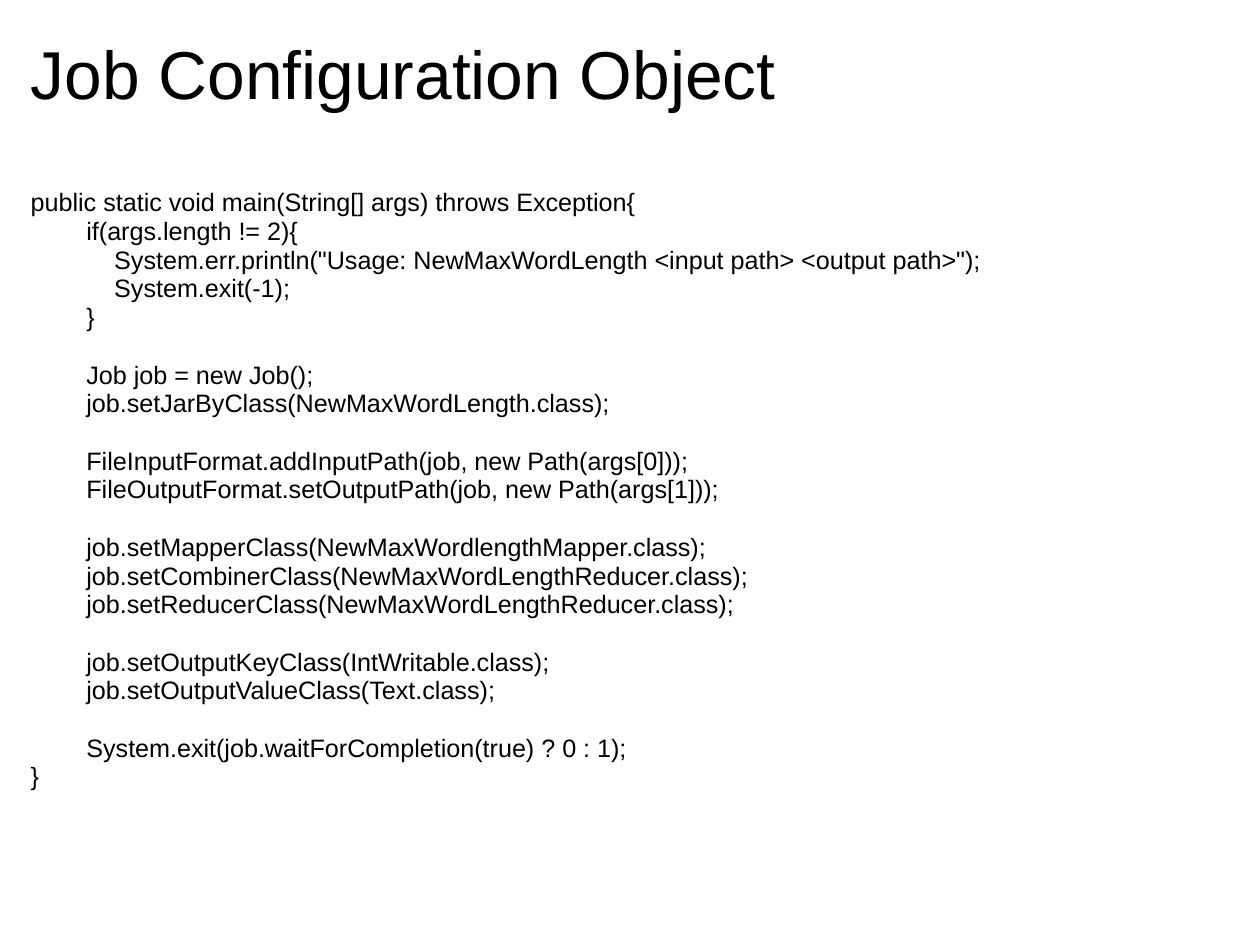
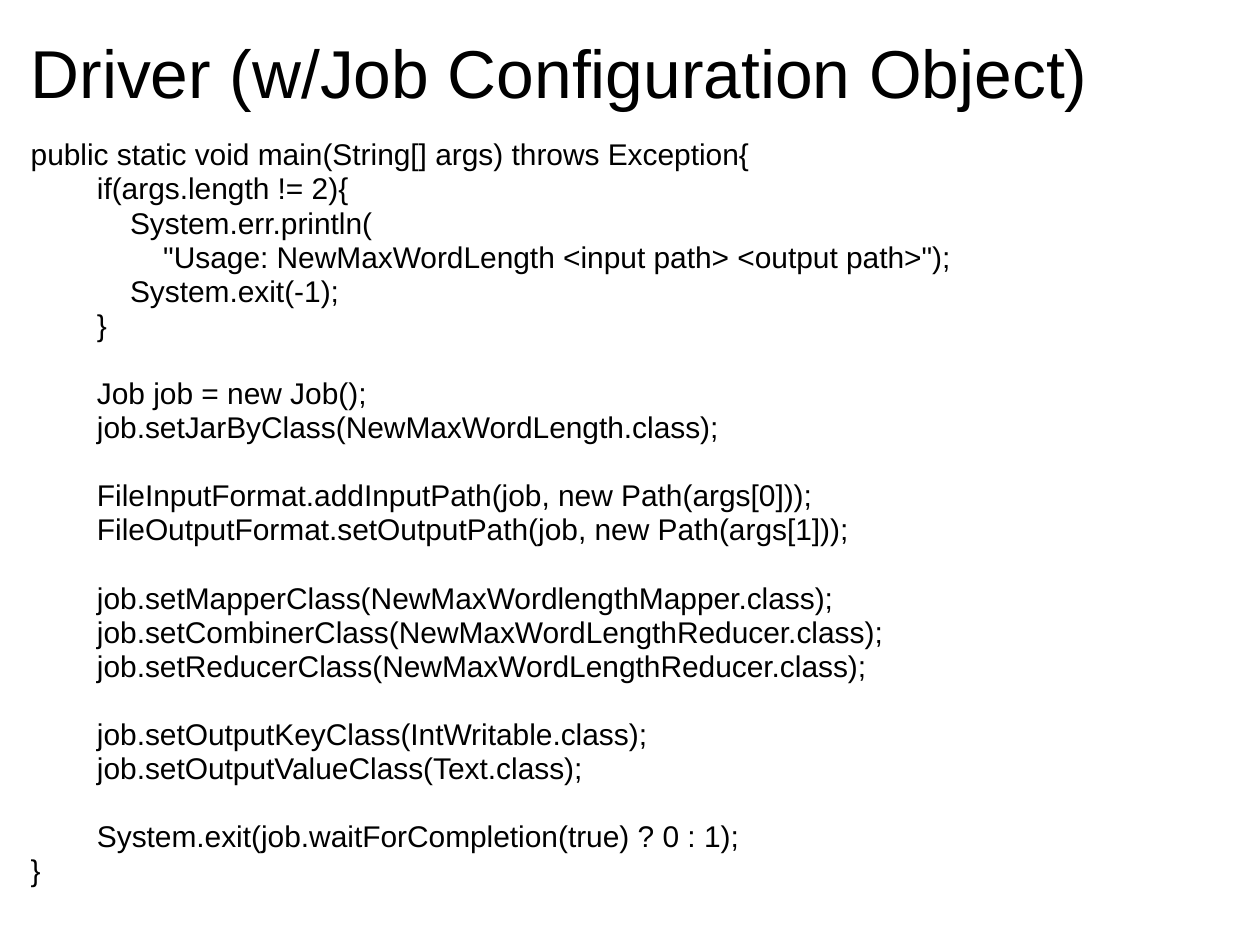
Before and after one commit to kourtni-zz/PragmaticHadoopDemo, a slide deck: slide 8 of docs/Hadoop_MapReduce_Demo.ppt. Drawn at 1260x945 pixels with LibreOffice and Linux fonts; fonts in the diff are those of the drawing. Boxes give left, top, right and bottom in pixels: in the first picture for what was removed or moved away, otherwise in the second. Text is boxed around its words. In the diff, an @@ line names an element or a change of style, - is before the commit and + after.

Commit message:
updated the presentation

```diff
--- a/docs/Hadoop_MapReduce_Demo.ppt
+++ b/docs/Hadoop_MapReduce_Demo.ppt
@@ title at (x1=31, y1=49, x2=1087, y2=111): text changed @@
-Job Configuration Object
+Driver (w/Job Configuration Object)
@@ text at (x1=31, y1=143, x2=950, y2=785): text changed; size 16 to 19 pt @@
-public static void main(String[] args) throws Exception{
-if(args.length != 2){
-System.err.println("Usage: NewMaxWordLength <input path> <output path>");
-System.exit(-1);
-}
-Job job = new Job();
-job.setJarByClass(NewMaxWordLength.class);
-FileInputFormat.addInputPath(job, new Path(args[0]));
-FileOutputFormat.setOutputPath(job, new Path(args[1]));
-job.setMapperClass(NewMaxWordlengthMapper.class);
-job.setCombinerClass(NewMaxWordLengthReducer.class);
-job.setReducerClass(NewMaxWordLengthReducer.class);
-job.setOutputKeyClass(IntWritable.class);
-job.setOutputValueClass(Text.class);
+public static void main(String[] args) throws Exception{
+if(args.length != 2){
+System.err.println(
+"Usage: NewMaxWordLength <input path> <output path>");
+System.exit(-1);
+}
+Job job = new Job();
+job.setJarByClass(NewMaxWordLength.class);
+FileInputFormat.addInputPath(job, new Path(args[0]));
+FileOutputFormat.setOutputPath(job, new Path(args[1]));
+job.setMapperClass(NewMaxWordlengthMapper.class);
+job.setCombinerClass(NewMaxWordLengthReducer.class);
+job.setReducerClass(NewMaxWordLengthReducer.class);
+job.setOutputKeyClass(IntWritable.class);
+job.setOutputValueClass(Text.class);
@@ text "public static void main(String[] args) ..." moved from (x1=31, y1=192, x2=981, y2=762) to (x1=31, y1=143, x2=950, y2=853) @@
@@ text at (x1=97, y1=825, x2=739, y2=853): size 16 to 19 pt in "System.exit(job.waitForCompletion(true) ? 0 : 1);", "}" @@
```
Also in this commit, not shown: 3 other slides changed, 1 slide added.
